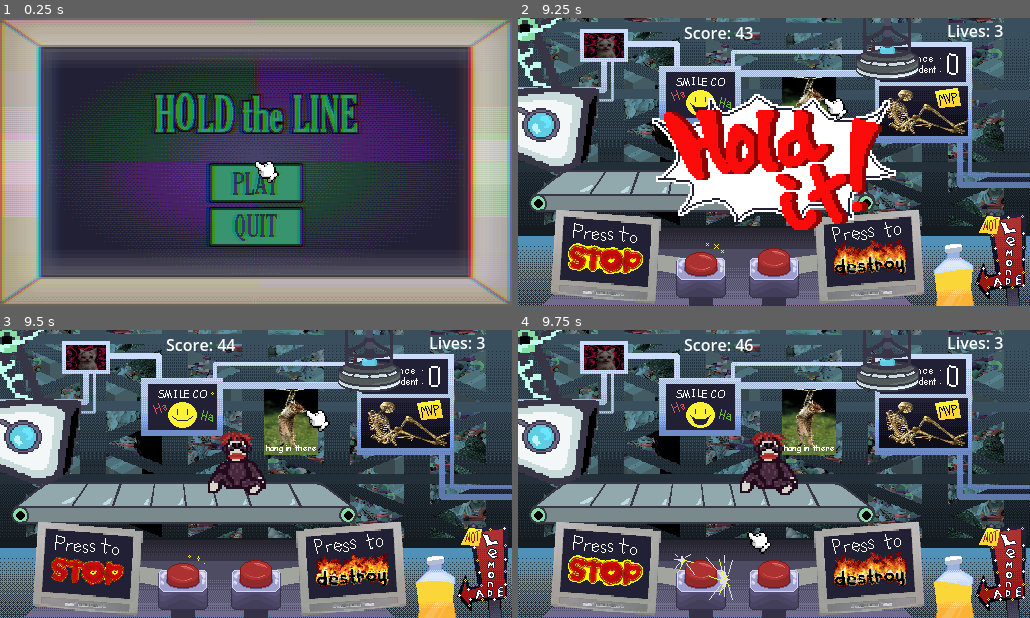
Above: before the commit, frames 1-4 (two rows, left to right).
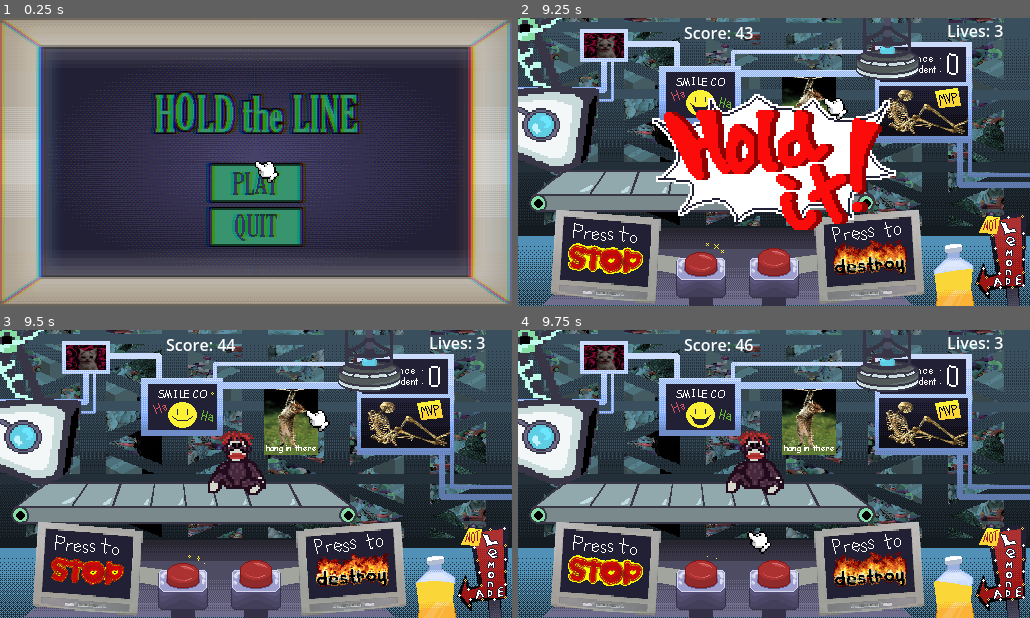
Above: after the commit, the same moments.

Repository: vincentcmartinez/holdit
Game: Godot game, scene res://src/game container/game_container.tscn
The game is run twice, just before and just after one commit, with the same random seed, the same clock (stepped at 60 frames per second) and the same inputs.
Inputs (mouse positions are in pixels of both pictures, inside the frame that each line leads up to):
- Up to frame 1 (0.25 s): no input
- Up to frame 2 (9.25 s): click (774, 182) at 0.5 s; tap Enter (ui_accept) at 1.25, 1.52, 2, 2.27, 3.77, 4.52, 5.27, 6.77, 7.52, 8.27 s; move the mouse to (886, 147) at 1.27 s; press the mouse at (886, 147) at 1.28 s; move the mouse to (671, 176) at 2.02 s; release the mouse at (671, 176) at 2.03 s; click (671, 176) at 2.1 s; move the mouse to (825, 98) at 2.77 s; hold Space (space) 2.78-3.53 s; click (825, 98) at 3.05 s; move the mouse to (748, 219) at 3.52 s; tap X (start_destroy) at 3.6, 6.6 s; click (748, 219) at 3.8 s; move the mouse to (927, 205) at 4.27 s; press the mouse at (927, 205) at 4.28 s; move the mouse to (620, 118) at 5.02 s; release the mouse at (620, 118) at 5.03 s; click (620, 118) at 5.1 s; move the mouse to (564, 121) at 5.77 s; hold Space (space) 5.78-6.53 s; click (564, 121) at 6.05 s; move the mouse to (697, 90) at 6.52 s; click (697, 90) at 6.8 s; move the mouse to (886, 147) at 7.27 s; press the mouse at (886, 147) at 7.28 s; move the mouse to (671, 176) at 8.02 s; release the mouse at (671, 176) at 8.03 s; click (671, 176) at 8.1 s; move the mouse to (825, 98) at 8.77 s; hold Space (space) from 8.78 s (still down); click (825, 98) at 9.05 s
- Up to frame 3 (9.5 s): keep holding Space (space)
- Up to frame 4 (9.75 s): move the mouse to (748, 531) at 9.52 s; release Space (space) at 9.53 s; tap X (start_destroy) at 9.6 s

Frames 1-3 are identical in both runs. In frame 4, 2.0% of the frame differs, in the area x 30-55%, y 35-94%.

Commit message:
fixed smasher

Diff:
--- a/hold-it!/src/game container/toy_box.gd
+++ b/hold-it!/src/game container/toy_box.gd
@@ -15,5 +15,7 @@
 	if body is Toy:
 		if body.is_evil():
 			get_parent().get_parent().success = true
+		else:
+			SignalBus.emit_signal("life_lost")
 		body.die()
 	pass # Replace with function body.
--- a/hold-it!/src/game container/trash_press.gd
+++ b/hold-it!/src/game container/trash_press.gd
@@ -38,6 +38,7 @@
 	finish()
 
 func finish():
+	timer.stop()
 	activated = false
 	SignalBus.emit_signal("destroy_finished")
 	SignalBus.emit_signal("minigame_finished",success)
--- a/hold-it!/src/toys/toy.gd
+++ b/hold-it!/src/toys/toy.gd
@@ -19,8 +19,8 @@
 	add_to_group("Toy")
 	SignalBus.connect("hold_it", pause)
 	SignalBus.connect("minigame_finished", unpause)
-	var randnum = randi_range(0,10)
-	if randnum == 6:
+	var randnum = randi_range(0,3)
+	if randnum == 2:
 		set_evil()
 	#await get_tree().create_timer(0.5).timeout
 	#spawn_cooldown = false
